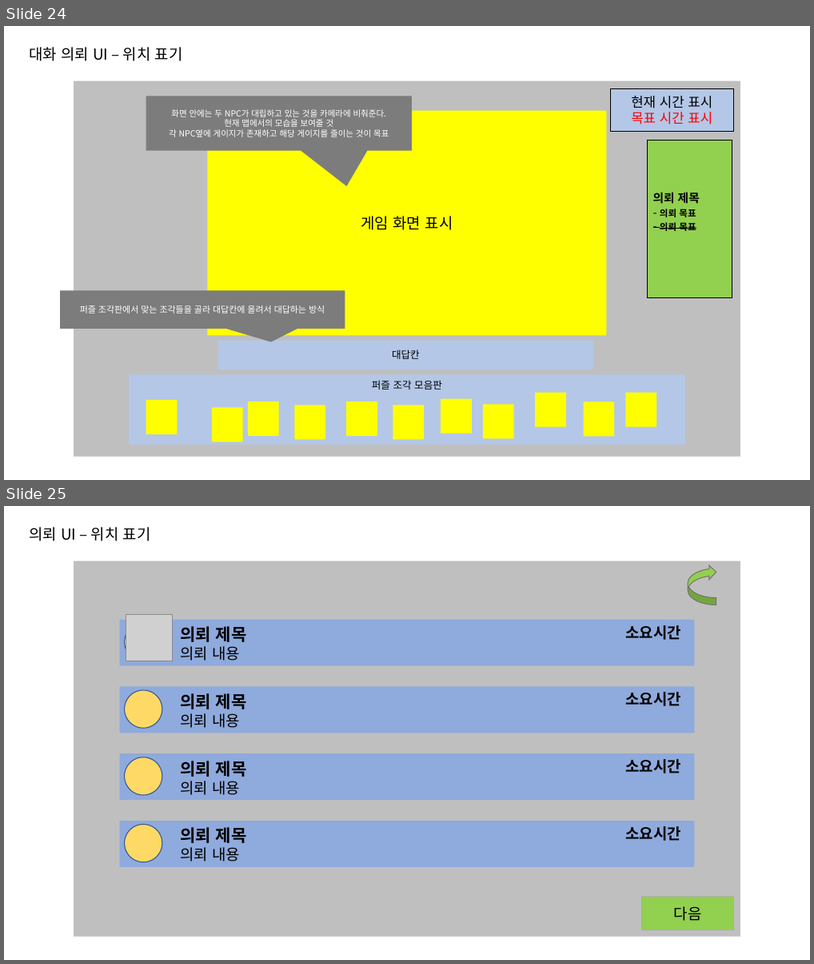
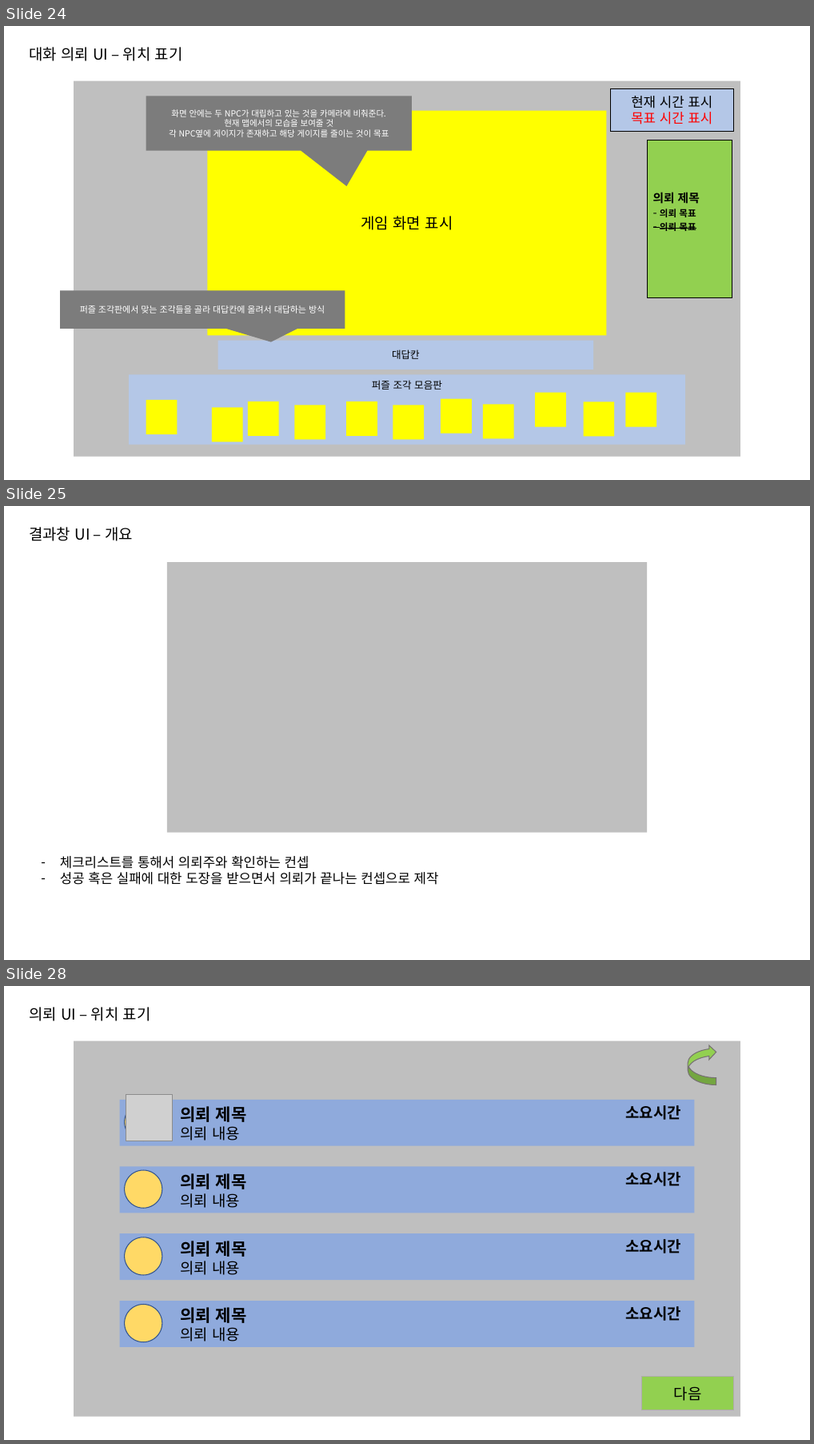
Before and after one commit to go4521304/Backyeah, a slide deck: document/UI기획서초안_ver1.1.pptx. Shown one above the other, each under a label of ours: slides 24 and 25 before the commit, slides 24, 25 and 28 after it; the slides between them are not shown. The pictures are 814x964 and 814x1444 pixels, drawn with LibreOffice and Linux fonts; fonts in the diff are those of the drawing; grey boxes stand for pictures. Boxes give left, top, right and bottom in pixels: in the first picture for what was removed or moved away, otherwise in the second. Text is boxed around its words. In the diff, an @@ line names an element or a change of style, - is before the commit and + after.

```diff
--- a/document/UI기획서초안_ver1.1.pptx
+++ b/document/UI기획서초안_ver1.1.pptx
@@ slide 25 added at (4, 506, 810, 960), background #FFFFFF @@
@@ text added at (29, 527, 133, 541), 18 pt, text #000000 @@
+결과창 UI – 개요
@@ rectangle added at (167, 562, 648, 832), fill #BFBFBF @@
@@ text added at (60, 856, 439, 884), 16 pt, text #000000 @@
+– 체크리스트를 통해서 의뢰주와 확인하는 컨셉
+– 성공 혹은 실패에 대한 도장을 받으면서 의뢰가 끝나는 컨셉으로 제작
@@ what was slide 25 is now slide 28 @@
```
Also in this commit, not shown: 2 other slides added, 4 other files.
